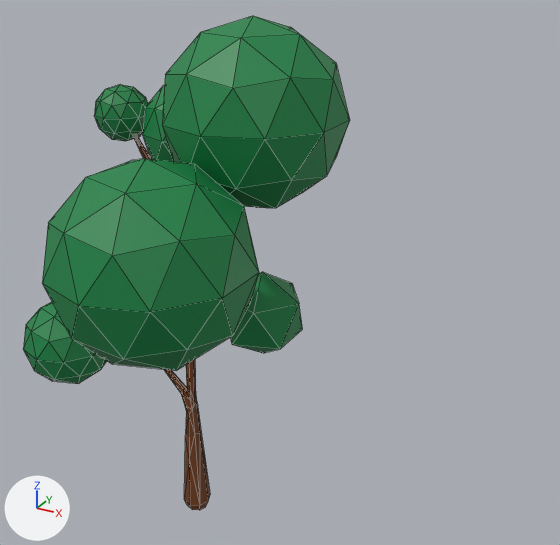
Before and after pictures for a commit that changed the FBX model Assets/Models3D/beautifulTreeFBX.fbx.
Both versions are drawn from a 50 mm lens placed at (2.67, -3.62, 3.75), pointed at (-0.14, 1.48, 1.2). Lighting does not change. The marker at lower left points along +X, +Y and +Z. Mesh edges are drawn as thin lines.
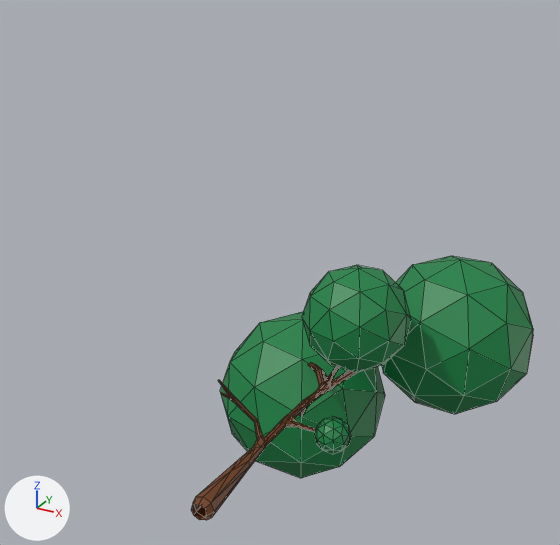
The change, as a diff of the scene's bpy script:
```diff
--- a/Assets/Models3D/beautifulTreeFBX.fbx.py
+++ b/Assets/Models3D/beautifulTreeFBX.fbx.py
@@ me_cube_002 @@
 # used by ob_cube; location = (0.0, 0.0, -0.059)
-me_cube_002.from_pydata(...)  # 544 vertices, 910 faces; spans x -1.09..1.04, y -1.33..0.77, z 0.03..3.42
+me_cube_002.from_pydata(...)  # 712 vertices, 803 faces; spans x -1.48..1.62, y -0.04..4.1, z -1.71..1.33
+# me_cube_002 part 1: a new loose piece, an icosphere of 80 faces spanning x -1.48..0.24, y 1.96..3.76, z -1.71..0.1, in mat_feuillage (green #138345)
+# me_cube_002 part 2: the loose piece of 42 vertices spanning x -1.09..-0.52, y -0.55..0.05, z 0.99..1.59 is turned -90 degrees about the x axis through its middle and scaled by 1.59, then moved by (1.13, 2.29, -0.58)
+# me_cube_002 part 3: the loose piece of 42 vertices spanning x -0.51..0.13, y 0.09..0.77, z 2.31..2.98 is turned -90 degrees about the x axis through its middle and scaled by 0.474, then moved by (0.58, 1.03, -2.79)
+# me_cube_002 part 4: the loose piece of 42 vertices spanning x -0.13..0.9, y -1.33..-0.24, z 1.74..2.83 is turned -90 degrees about the x axis through its middle and scaled by 1.48, then moved by (0.47, 4.08, -2.18)
+# me_cube_002 part 5: a new loose piece of 321 vertices spanning x -0.6..0.6, y -0.04..2.84, z -0.43..0.42, in mat_tronc (brown #723e17)
+# me_cube_002 part 6: the loose piece of 322 vertices spanning x -0.63..0.56, y -0.42..0.44, z 0.03..2.92 is deleted
+# me_cube_002 part 7: the loose piece of 42 vertices spanning x -0.76..-0.42, y 0.04..0.4, z 2.57..2.93 is deleted
+# me_cube_002 part 8: the loose piece of 42 vertices spanning x 0.07..1.04, y -0.57..0.45, z 2.4..3.42 is deleted
+# me_cube_002 part 9: the loose piece of 12 vertices spanning x 0.23..0.73, y -0.11..0.38, z 1.34..1.91 is deleted
 me_cube_002.materials.append(mat_feuillage)
```

Changed parts and their boxes (x1, y1, x2, y2) in the pictures (560 x 545 px; the box of a moved part takes in the faces that stretch with it):
'Cube', reshaped (46% shorter)
    before: (23, 16, 350, 510)
    after: (191, 256, 533, 520)
part 1 of me_cube_002, added (green)
    after: (220, 311, 385, 478)
part 2 of me_cube_002, moved or reshaped
    before: (23, 302, 107, 384)
    after: (302, 265, 411, 373)
part 3 of me_cube_002, moved or reshaped
    before: (143, 85, 173, 161)
    after: (314, 416, 351, 454)
part 4 of me_cube_002, moved or reshaped
    before: (42, 159, 259, 370)
    after: (381, 256, 533, 414)
part 5 of me_cube_002, added (brown)
    after: (191, 363, 358, 520)
part 6 of me_cube_002, deleted (brown)
    before: (133, 135, 210, 510)
part 7 of me_cube_002, deleted (green)
    before: (94, 84, 148, 141)
part 8 of me_cube_002, deleted (green)
    before: (162, 16, 350, 208)
part 9 of me_cube_002, deleted (green)
    before: (230, 272, 303, 353)
